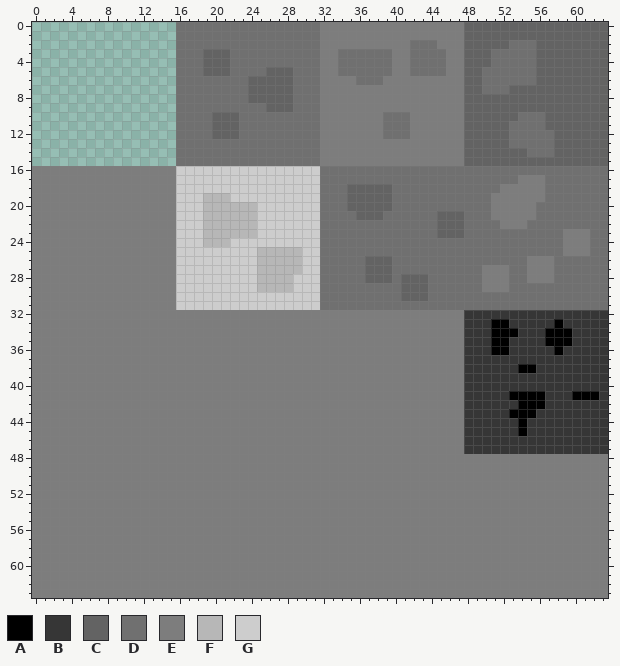
A pixel-art sprite gets an edit: sprites/spr_storage_bg/f5a65fe8-ca86-480f-a390-c1a70314b168.png. That is the earlier state.
The file is 64x64 pixels. Colours within 5 levels of each other are drawn and written as one.
Palette (. is transparent): A #000000  B #363636  C #636363  D #707070  E #7d7d7d  F #b7b7b7  G #cdcdcd
Pixels before (only the part around the change), first column x 27:
 0 DDDDDEEEEEEEEEEEEEEEECCCCCCCCCCCCCCCC
 1 DDDDDEEEEEEEEEEEEEEEECCCCCCCCCCCCCCCC
 2 DDDDDEEEEEEEEEEDDDEEECCCCCDDDCCCCCCCC
 3 DDDDDEEDDDDDDEEDDDDEECCCDDDDDCCCCCCCC
 4 DDDDDEEDDDDDDEEDDDDEECCCDDDDDCCCCCCCC
 5 CCDDDEEDDDDDDEEDDDDEECCDDDDDDCCCCCCCC
 6 CCDDDEEEEDDDEEEEEEEEECCDDDDDDCCCCCCCC
 7 CCDDDEEEEEEEEEEEEEEEECCDDDCCCCCCCCCCC
 8 CCDDDEEEEEEEEEEEEEEEECCCCCCCCCCCCCCCC
 9 CCDDDEEEEEEEEEEEEEEEECCCCCCCCCCCCCCCC
10 DDDDDEEEEEEEDDDEEEEEECCCCCCDDDCCCCCCC
11 DDDDDEEEEEEEDDDEEEEEECCCCCDDDDCCCCCCC
12 DDDDDEEEEEEEDDDEEEEEECCCCCDDDDDCCCCCC
13 DDDDDEEEEEEEEEEEEEEEECCCCCDDDDDCCCCCC
14 DDDDDEEEEEEEEEEEEEEEECCCCCCCDDDCCCCCC
15 DDDDDEEEEEEEEEEEEEEEECCCCCCCCCCCCCCCC
16 GGGGGDDDDDDDDDDDDDDDDDDDDDDDDDDDDDDDD
17 GGGGGDDDDDDDDDDDDDDDDDDDDDDEEEDDDDDDD
18 GGGGGDDDCCCCCDDDDDDDDDDDDEEEEEDDDDDDD
19 GGGGGDDDCCCCCDDDDDDDDDDDEEEEEEDDDDDDD
20 GGGGGDDDCCCCCDDDDDDDDDDDEEEEEDDDDDDDD
21 GGGGGDDDDCCCDDDDDDCCCDDDEEEEEDDDDDDDD
22 GGGGGDDDDDDDDDDDDDCCCDDDDEEEDDDDDDDDD
23 GGGGGDDDDDDDDDDDDDCCCDDDDDDDDDDDEEEDD
24 GGGGGDDDDDDDDDDDDDDDDDDDDDDDDDDDEEEDD
25 FFFGGDDDDDDDDDDDDDDDDDDDDDDDDDDDEEEDD
26 FFFGGDDDDDCCCDDDDDDDDDDDDDDDEEEDDDDDD
27 FFFGGDDDDDCCCDDDDDDDDDDEEEDDEEEDDDDDD
28 FFGGGDDDDDCCCDCCCDDDDDDEEEDDEEEDDDDDD
29 FFGGGDDDDDDDDDCCCDDDDDDEEEDDDDDDDDDDD
30 GGGGGDDDDDDDDDCCCDDDDDDDDDDDDDDDDDDDD
31 GGGGGDDDDDDDDDDDDDDDDDDDDDDDDDDDDDDDD
32 EEEEEEEEEEEEEEEEEEEEEBBBBBBBBBBBBBBBB
33 EEEEEEEEEEEEEEEEEEEEEBBBAABBBBBABBBBB
34 EEEEEEEEEEEEEEEEEEEEEBBBAAABBBAAABBBB
35 EEEEEEEEEEEEEEEEEEEEEBBBAABBBBAAABBBB
36 EEEEEEEEEEEEEEEEEEEEEBBBAABBBBBABBBBB
37 EEEEEEEEEEEEEEEEEEEEEBBBBBBBBBBBBBBBB
38 EEEEEEEEEEEEEEEEEEEEEBBBBBBAABBBBBBBB
39 EEEEEEEEEEEEEEEEEEEEEBBBBBBBBBBBBBBBB
40 EEEEEEEEEEEEEEEEEEEEEBBBBBBBBBBBBBBBB
41 EEEEEEEEEEEEEEEEEEEEEBBBBBAAAABBBAAAB
42 EEEEEEEEEEEEEEEEEEEEEBBBBBBAAABBBBBBB
43 EEEEEEEEEEEEEEEEEEEEEBBBBBAAABBBBBBBB
44 EEEEEEEEEEEEEEEEEEEEEBBBBBBABBBBBBBBB
45 EEEEEEEEEEEEEEEEEEEEEBBBBBBABBBBBBBBB
46 EEEEEEEEEEEEEEEEEEEEEBBBBBBBBBBBBBBBB
47 EEEEEEEEEEEEEEEEEEEEEBBBBBBBBBBBBBBBB
48 EEEEEEEEEEEEEEEEEEEEEEEEEEEEEEEEEEEEE
49 EEEEEEEEEEEEEEEEEEEEEEEEEEEEEEEEEEEEE
50 EEEEEEEEEEEEEEEEEEEEEEEEEEEEEEEEEEEEE
51 EEEEEEEEEEEEEEEEEEEEEEEEEEEEEEEEEEEEE
52 EEEEEEEEEEEEEEEEEEEEEEEEEEEEEEEEEEEEE
53 EEEEEEEEEEEEEEEEEEEEEEEEEEEEEEEEEEEEE
54 EEEEEEEEEEEEEEEEEEEEEEEEEEEEEEEEEEEEE
55 EEEEEEEEEEEEEEEEEEEEEEEEEEEEEEEEEEEEE
56 EEEEEEEEEEEEEEEEEEEEEEEEEEEEEEEEEEEEE
57 EEEEEEEEEEEEEEEEEEEEEEEEEEEEEEEEEEEEE
58 EEEEEEEEEEEEEEEEEEEEEEEEEEEEEEEEEEEEE
59 EEEEEEEEEEEEEEEEEEEEEEEEEEEEEEEEEEEEE
The same view after the edit:
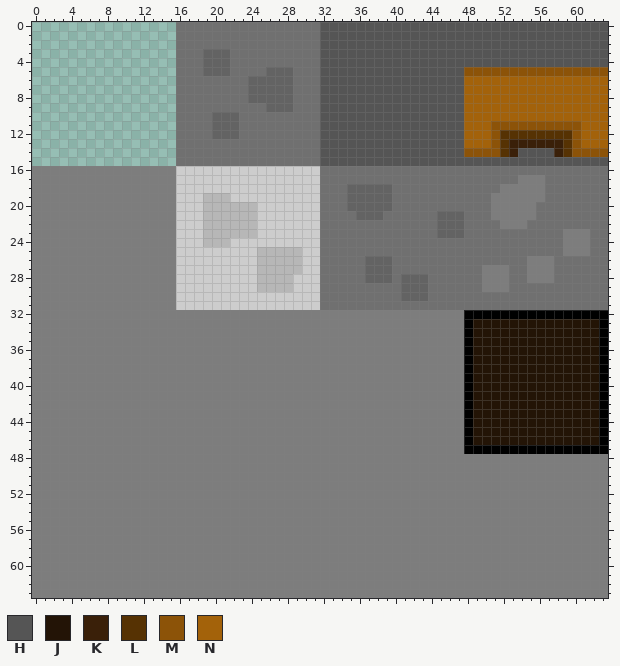
Colours new in this view: H #555555  J #231406  K #3a2009  L #563203  M #8c5308  N #a3620a
Diff:
{"y":0,"x":32,"old":"EEEEEEEEEEEEEEEECCCCCCCCCCCCCCCC","new":"HHHHHHHHHHHHHHHHHHHHHHHHHHHHHHHH"}
{"y":1,"x":32,"old":"EEEEEEEEEEEEEEEECCCCCCCCCCCCCCCC","new":"HHHHHHHHHHHHHHHHHHHHHHHHHHHHHHHH"}
{"y":2,"x":32,"old":"EEEEEEEEEEDDDEEECCCCCDDDCCCCCCCC","new":"HHHHHHHHHHHHHHHHHHHHHHHHHHHHHHHH"}
{"y":3,"x":32,"old":"EEDDDDDDEEDDDDEECCCDDDDDCCCCCCCC","new":"HHHHHHHHHHHHHHHHHHHHHHHHHHHHHHHH"}
{"y":4,"x":32,"old":"EEDDDDDDEEDDDDEECCCDDDDDCCCCCCCC","new":"HHHHHHHHHHHHHHHHHHHHHHHHHHHHHHHH"}
{"y":5,"x":32,"old":"EEDDDDDDEEDDDDEECCDDDDDDCCCCCCCC","new":"HHHHHHHHHHHHHHHHMMMMMMMMMMMMMMMM"}
{"y":6,"x":32,"old":"EEEEDDDEEEEEEEEECCDDDDDDCCCCCCCC","new":"HHHHHHHHHHHHHHHHNNNNNNNNNNNNNNNN"}
{"y":7,"x":32,"old":"EEEEEEEEEEEEEEEECCDDDCCCCCCCCCCC","new":"HHHHHHHHHHHHHHHHNNNNNNNNNNNNNNNN"}
{"y":8,"x":32,"old":"EEEEEEEEEEEEEEEECCCCCCCCCCCCCCCC","new":"HHHHHHHHHHHHHHHHNNNNNNNNNNNNNNNN"}
{"y":9,"x":32,"old":"EEEEEEEEEEEEEEEECCCCCCCCCCCCCCCC","new":"HHHHHHHHHHHHHHHHNNNNNNNNNNNNNNNN"}
{"y":10,"x":32,"old":"EEEEEEEDDDEEEEEECCCCCCDDDCCCCCCC","new":"HHHHHHHHHHHHHHHHNNNNNNNNNNNNNNNN"}
{"y":11,"x":32,"old":"EEEEEEEDDDEEEEEECCCCCDDDDCCCCCCC","new":"HHHHHHHHHHHHHHHHNNNMMMMMMMMMMNNN"}
{"y":12,"x":32,"old":"EEEEEEEDDDEEEEEECCCCCDDDDDCCCCCC","new":"HHHHHHHHHHHHHHHHNNNMLLLLLLLLMNNN"}
{"y":13,"x":32,"old":"EEEEEEEEEEEEEEEECCCCCDDDDDCCCCCC","new":"HHHHHHHHHHHHHHHHNNNMLKKKKKKLMNNN"}
{"y":14,"x":32,"old":"EEEEEEEEEEEEEEEECCCCCCCDDDCCCCCC","new":"HHHHHHHHHHHHHHHHMMMMLKHHHHKLMMMM"}
{"y":15,"x":32,"old":"EEEEEEEEEEEEEEEECCCCCCCCCCCCCCCC","new":"HHHHHHHHHHHHHHHHHHHHHHHHHHHHHHHH"}
{"y":32,"x":48,"old":"BBBBBBBBBBBBBBBB","new":"AAAAAAAAAAAAAAAA"}
{"y":33,"x":48,"old":"BBBAABBBBBABBBBB","new":"AJJJJJJJJJJJJJJA"}
{"y":34,"x":48,"old":"BBBAAABBBAAABBBB","new":"AJJJJJJJJJJJJJJA"}
{"y":35,"x":48,"old":"BBBAABBBBAAABBBB","new":"AJJJJJJJJJJJJJJA"}
{"y":36,"x":48,"old":"BBBAABBBBBABBBBB","new":"AJJJJJJJJJJJJJJA"}
{"y":37,"x":48,"old":"BBBBBBBBBBBBBBBB","new":"AJJJJJJJJJJJJJJA"}
{"y":38,"x":48,"old":"BBBBBBAABBBBBBBB","new":"AJJJJJJJJJJJJJJA"}
{"y":39,"x":48,"old":"BBBBBBBBBBBBBBBB","new":"AJJJJJJJJJJJJJJA"}
{"y":40,"x":48,"old":"BBBBBBBBBBBBBBBB","new":"AJJJJJJJJJJJJJJA"}
{"y":41,"x":48,"old":"BBBBBAAAABBBAAAB","new":"AJJJJJJJJJJJJJJA"}
{"y":42,"x":48,"old":"BBBBBBAAABBBBBBB","new":"AJJJJJJJJJJJJJJA"}
{"y":43,"x":48,"old":"BBBBBAAABBBBBBBB","new":"AJJJJJJJJJJJJJJA"}
{"y":44,"x":48,"old":"BBBBBBABBBBBBBBB","new":"AJJJJJJJJJJJJJJA"}
{"y":45,"x":48,"old":"BBBBBBABBBBBBBBB","new":"AJJJJJJJJJJJJJJA"}
{"y":46,"x":48,"old":"BBBBBBBBBBBBBBBB","new":"AJJJJJJJJJJJJJJA"}
{"y":47,"x":48,"old":"BBBBBBBBBBBBBBBB","new":"AAAAAAAAAAAAAAAA"}
{"label":"changed","picture_box":[320,22,608,166]}
{"label":"changed","picture_box":[464,310,608,454]}
